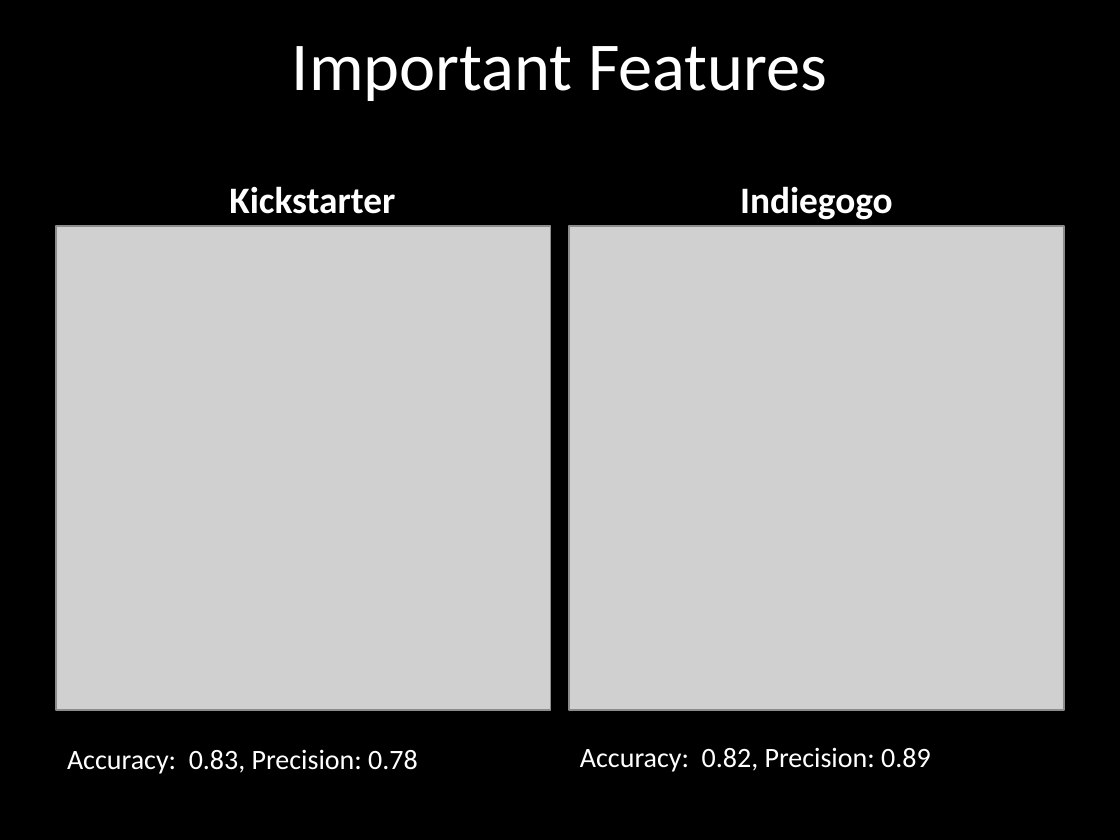
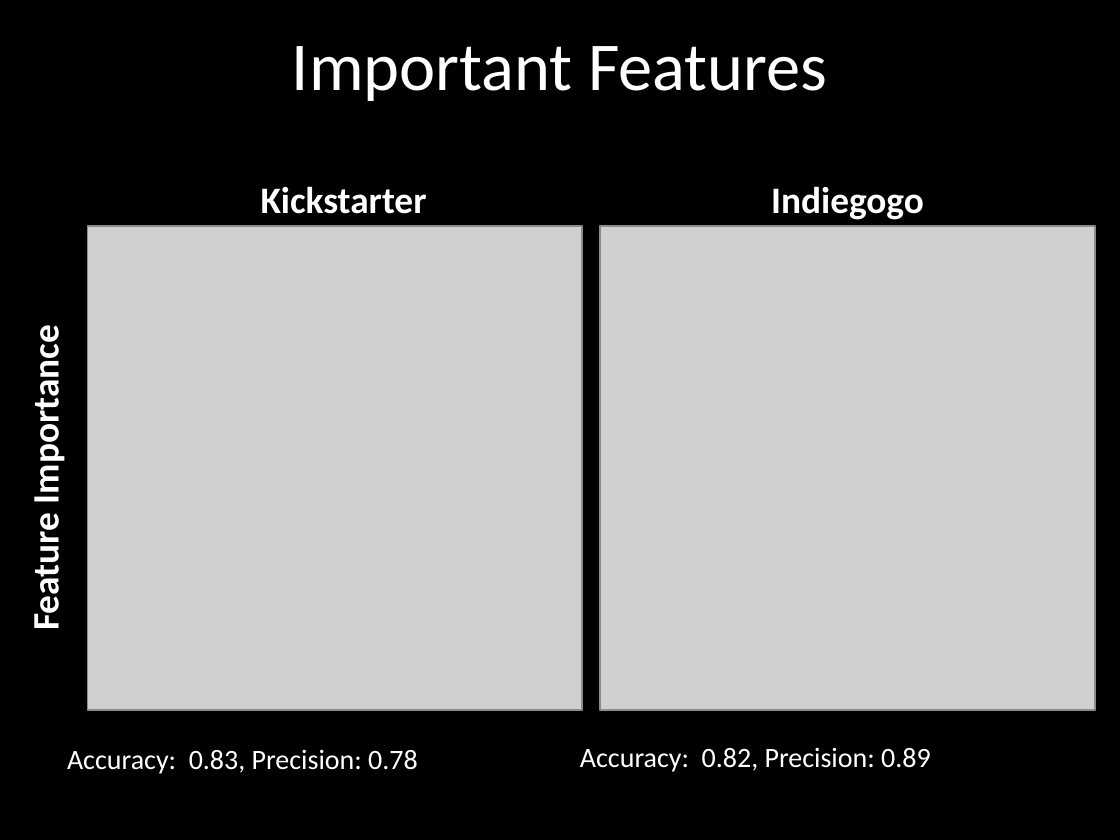
Before and after one commit to mtrotter/insight_proj, a slide deck: slide 5 of Ppt_Demo.pptx. Drawn at 1120x840 pixels with LibreOffice and Linux fonts; fonts in the diff are those of the drawing; grey boxes stand for pictures. Boxes give left, top, right and bottom in pixels: in the first picture for what was removed or moved away, otherwise in the second. Text is boxed around its words. In the diff, an @@ line names an element or a change of style, - is before the commit and + after.

Commit message:
ppt update

```diff
--- a/Ppt_Demo.pptx
+++ b/Ppt_Demo.pptx
@@ 2 pictures, 2 texts: place and size @@
-2 pictures, 2 texts at (56,186,1064,710)
+2 pictures, 2 texts at (87,186,1095,710)
@@ text added at (23,344,69,628), 24 pt, text #FFFFFF, bold @@
+Feature Importance
```
Also in this commit, not shown: 1 other slide changed.
